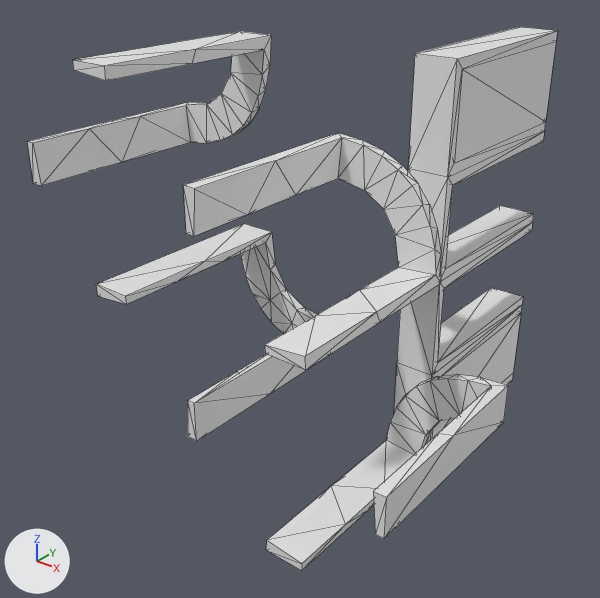
The OBJ model data/bmc/SET_4W2C/t_149.obj as it was, and as the next commit left it.
One viewpoint serves both versions: a camera (50 mm lens) standing at (1.136, -1.556, 0.798) and looking at (-0.034, -0.094, -0.108). The lights are fixed; the arrows at lower left show +X, +Y and +Z. Mesh edges are drawn as thin lines. Where no turn or scale is listed for an object, it has been applied to the vertices.

The older version as bpy lines, for what is in view:
```python
me_t_149 = bpy.data.meshes.new('t_149')
me_t_149.from_pydata(...)  # 232 vertices, 466 faces; spans x -0.496..0.496, y -0.5..0.5, z -0.501..0.501
ob_t_149 = bpy.data.objects.new('t_149', me_t_149)
ob_t_149.location = (0.0, 0.0, 0.0)
```
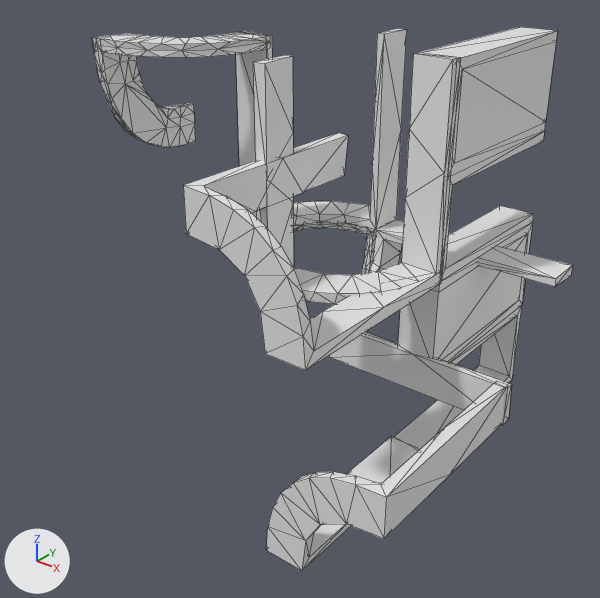
Pixel boxes [x1, y1, x2, y2] of what changed, in the pictures (600 x 598 px; the box of a moved part takes in the faces that stretch with it):
't_149', reshaped (9% narrower)
    before: [27, 27, 557, 571]
    after: [93, 27, 573, 571]
part 1 of me_t_149, rebuilt (28% narrower, 26% shorter)
    before: [27, 31, 272, 186]
    after: [93, 32, 270, 147]
part 2 of me_t_149, added
    after: [236, 28, 573, 425]
part 3 of me_t_149, added
    after: [253, 52, 458, 304]
part 4 of me_t_149, moved or reshaped
    both: [183, 41, 556, 571]
part 5 of me_t_149, deleted
    before: [96, 224, 331, 441]

The change, as a diff of the scene's bpy script:
```diff
--- a/data/bmc/SET_4W2C/t_149.obj.py
+++ b/data/bmc/SET_4W2C/t_149.obj.py
@@ me_t_149 @@
 # used by ob_t_149; location = (0.0, 0.0, 0.0)
-me_t_149.from_pydata(...)  # 232 vertices, 466 faces; spans x -0.496..0.496, y -0.5..0.5, z -0.501..0.501
+me_t_149.from_pydata(...)  # 549 vertices, 1040 faces; spans x -0.5..0.5, y -0.5..0.5, z -0.501..0.5
+# me_t_149 part 1: the loose piece of 44 vertices spanning x -0.496..-0.196, y -0.5..0.0, z 0.201..0.501 is rebuilt with 145 vertices and now spans x -0.5..-0.199, y -0.287..0.0, z 0.199..0.5
+# me_t_149 part 2: a new loose piece of 220 vertices spanning x -0.301..0.5, y -0.014..0.287, z -0.301..0.5
+# me_t_149 part 3: a new loose piece of 44 vertices spanning x 0.0..0.3, y -0.286..0.014, z 0.0..0.5
+# me_t_149 part 4
+# 88 vertices are removed from x 0.004..0.496, y -0.5..0.5, z -0.501..0.298
+# 227 faces are deleted
+# 74 vertices are added at x 0.004..0.496, y -0.5..0.475, z -0.501..0.299
+# 6 new vertices lie (0.0, 0.0, -0.2) away from vertices in x 0.2..0.3, y 0.0..0.475, z -0.275..-0.025
+# 8 new vertices lie (0.0, 0.158, 0.0) away from vertices in x 0.025..0.475, y -0.475..-0.158, z -0.48..0.199
+# 227 new faces join them
+# me_t_149 part 5
+# 48 vertices are removed from x -0.304..-0.004, y -0.5..0.0, z -0.299..0.001
+# 92 faces are deleted
```
